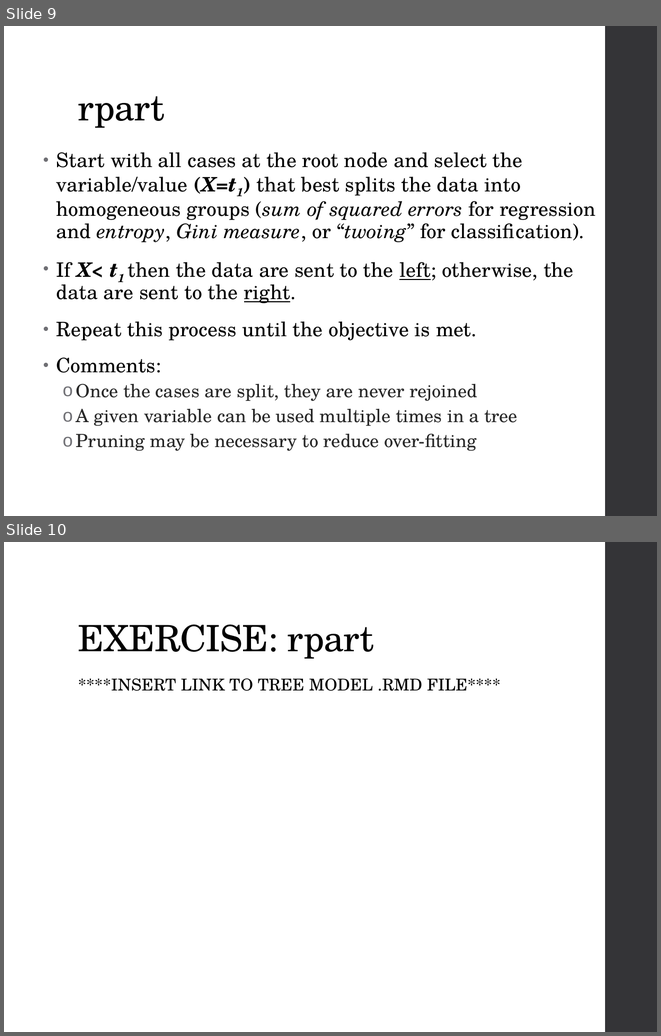
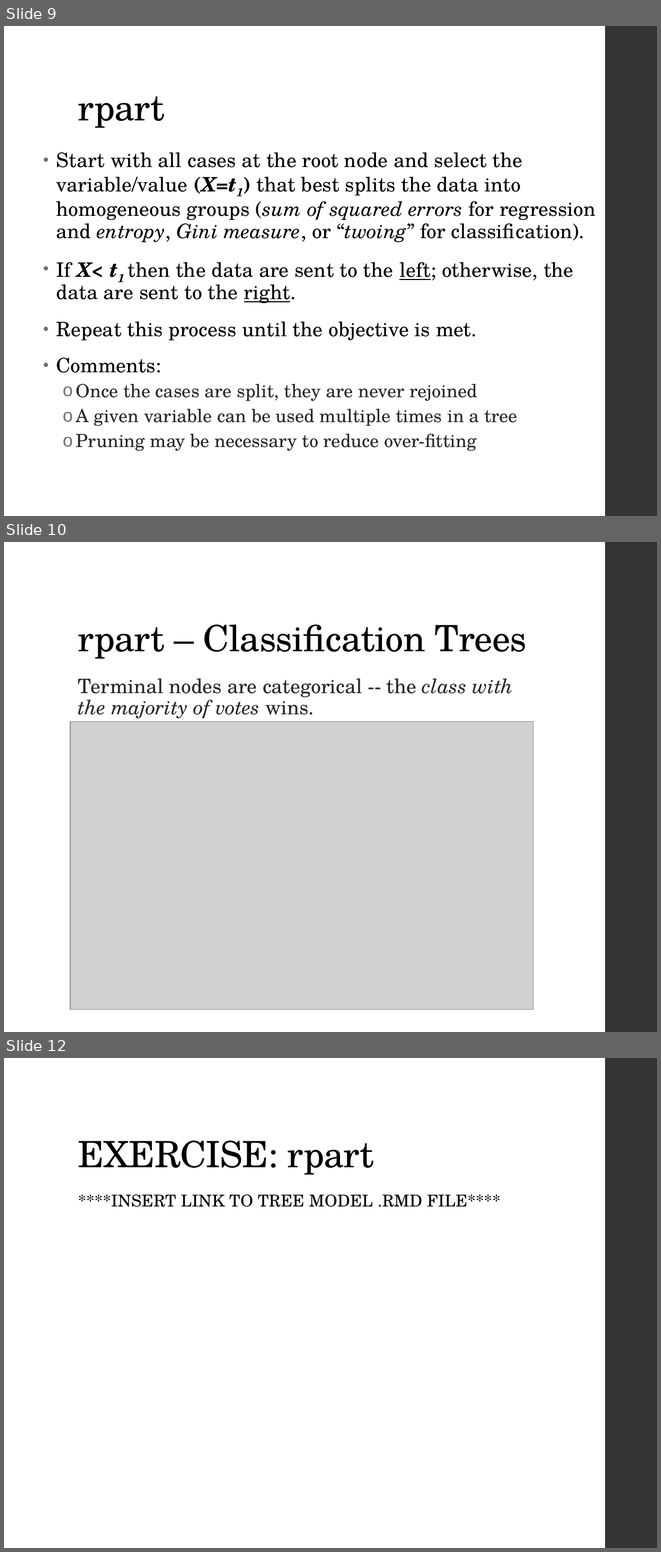
Before and after one commit to ncss-tech/stats_for_soil_survey, a slide deck: presentations/tree_models/Tree_models.pptx. Shown one above the other, each under a label of ours: slides 9 and 10 before the commit, slides 9, 10 and 12 after it; the slides between them are not shown. The pictures are 661x1036 and 661x1552 pixels, drawn with LibreOffice and Linux fonts; fonts in the diff are those of the drawing; grey boxes stand for pictures. Boxes give left, top, right and bottom in pixels: in the first picture for what was removed or moved away, otherwise in the second. Text is boxed around its words. In the diff, an @@ line names an element or a change of style, - is before the commit and + after.

Commit message:
minor edits/additions

```diff
--- a/presentations/tree_models/Tree_models.pptx
+++ b/presentations/tree_models/Tree_models.pptx
@@ slide 10 added at <box>4,542,657,1032</box>, background #FFFFFF; not listed: 1 template element that a slide beside it also shows @@
@@ title added at <box>78,624,527,659</box>, 40 pt, text #000000 @@
+rpart – Classification Trees
@@ text added at <box>78,678,513,718</box>, 22 pt, text #262626 @@
+  Terminal nodes are categorical -- the class with the majority of votes wins.
@@ picture added at <box>70,722,533,1009</box> @@
@@ what was slide 10 is now slide 12 @@
```
Also in this commit, not shown: 2 slides changed, 1 other slide added.
